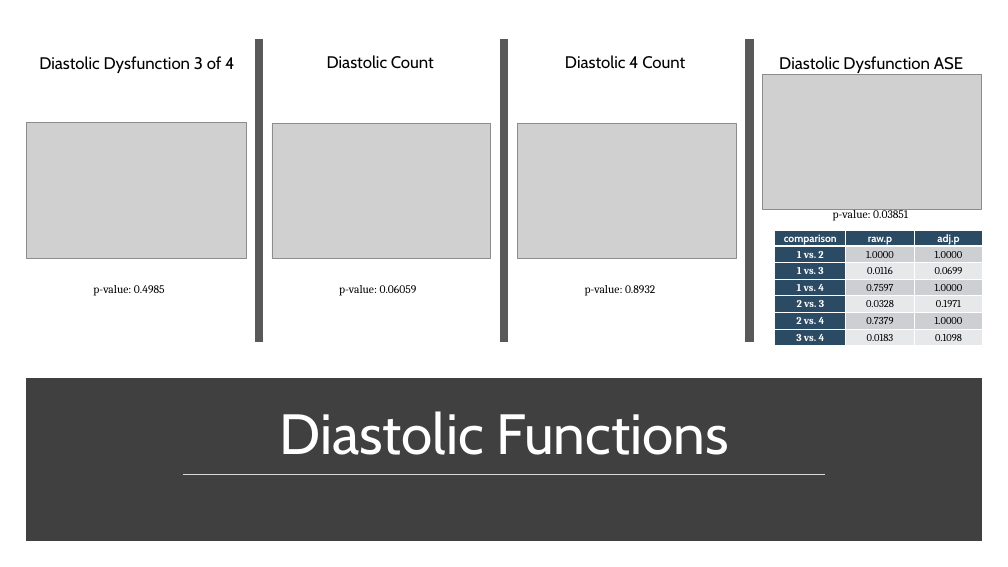
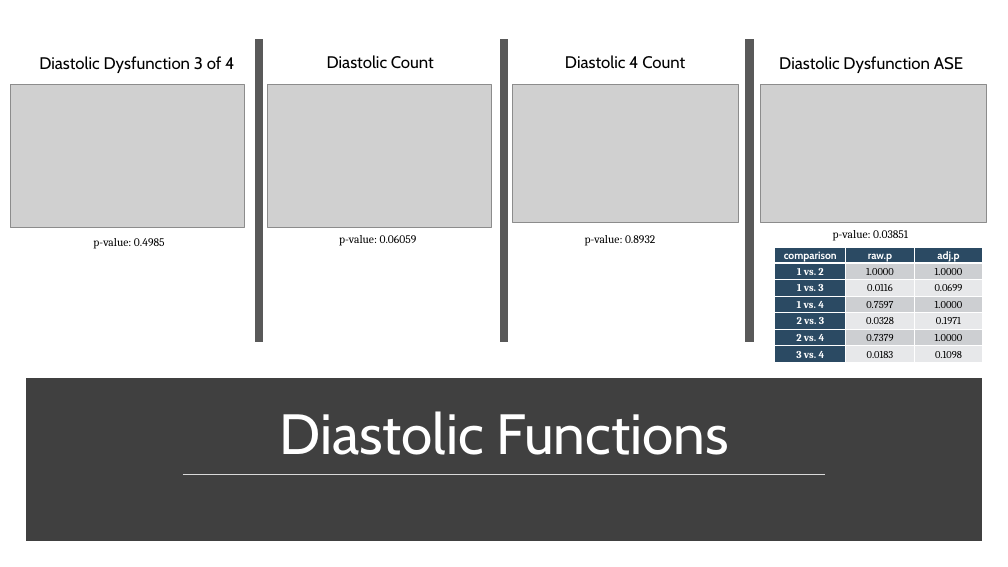
Before and after one commit to kunikoho/rstudio-projects, a slide deck: slide 20 of vorticity/vorticity-nonpca-presentation-nonparametric.pptx (slide 17 before the commit). Drawn at 1008x567 pixels with LibreOffice and Linux fonts; fonts in the diff are those of the drawing; grey boxes stand for pictures. Boxes give left, top, right and bottom in pixels: in the first picture for what was removed or moved away, otherwise in the second. Text is boxed around its words. In the diff, an @@ line names an element or a change of style, - is before the commit and + after.

```diff
--- a/vorticity/vorticity-nonpca-presentation-nonparametric.pptx
+++ b/vorticity/vorticity-nonpca-presentation-nonparametric.pptx
@@ picture: place and size @@
-picture at [26,123,247,259]
+picture at [10,84,244,228]
@@ picture: place and size @@
-picture at [272,123,491,259]
+picture at [268,84,492,228]
@@ picture: place and size @@
-picture at [517,123,737,259]
+picture at [513,84,739,222]
@@ picture: place and size @@
-picture at [763,74,982,209]
+picture at [761,85,987,223]
@@ text "p-value: 0.4985": place and size @@
-text "p-value: 0.4985" at [93,285,165,296]
+text "p-value: 0.4985" at [93,238,165,249]
@@ text "p-value: 0.06059": place and size @@
-text "p-value: 0.06059" at [339,285,417,296]
+text "p-value: 0.06059" at [339,235,417,246]
@@ text "p-value: 0.8932": place and size @@
-text "p-value: 0.8932" at [585,285,655,296]
+text "p-value: 0.8932" at [585,235,655,246]
@@ text "p-value: 0.03851": place and size @@
-text "p-value: 0.03851" at [833,208,908,221]
+text "p-value: 0.03851" at [833,230,908,241]
@@ table: place and size @@
-table at [775,231,984,346]
+table at [775,247,984,363]
```
Also in this commit, not shown: 7 other slides changed, 4 slides added, 1 slide removed, 18 other files.
